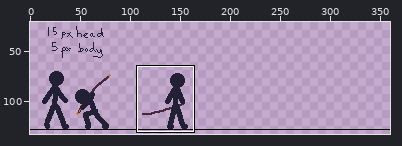
Pixel-art file, stored at Asesprite/Doodle2.aseprite. Above, an overview of the earlier version with the close-up marked.
Close-up. Earlier state:
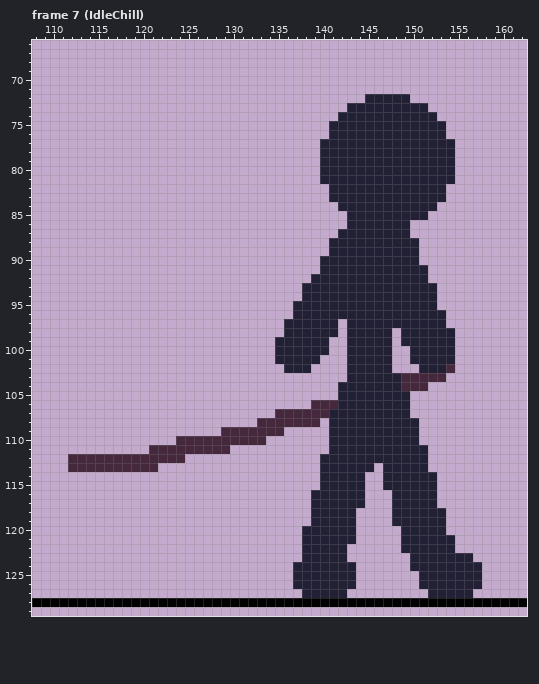
360x180 pixels, 168 frames. Shown: frame 7 (IdleChill): x 108..162, y 66..129. The wide view leaves out empty margins. The commit also changed other frames or places, which this record leaves out.
The same view after the edit:
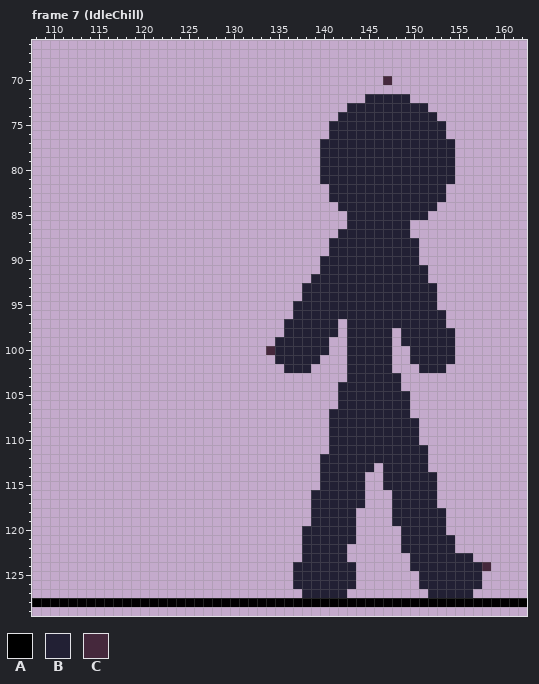
Palette (. is transparent): A #000000  B #222034  C #45283c
Diff:
{"change": "layer \"Bounds\" added"}
{"change": "layer \"IdleChill/Sword\" now hidden"}
{"where": "frame 7 (IdleChill)"}
{"frame":7,"y":70,"x":147,"old":".","new":"C"}
{"frame":7,"y":100,"x":134,"old":".","new":"C"}
{"frame":7,"y":102,"x":154,"old":"C","new":"."}
{"frame":7,"y":103,"x":149,"old":"CCCCC","new":"....."}
{"frame":7,"y":104,"x":149,"old":"CCC","new":"..."}
{"frame":7,"y":106,"x":139,"old":"CCC","new":"..."}
{"frame":7,"y":107,"x":135,"old":"CCCCCC","new":"......"}
{"frame":7,"y":108,"x":133,"old":"CCCCCCC","new":"......."}
{"frame":7,"y":109,"x":129,"old":"CCCCCCC","new":"......."}
{"frame":7,"y":110,"x":124,"old":"CCCCCCCCCC","new":".........."}
{"frame":7,"y":111,"x":121,"old":"CCCCCCCCC","new":"........."}
{"frame":7,"y":112,"x":112,"old":"CCCCCCCCCCCCC","new":"............."}
{"frame":7,"y":113,"x":112,"old":"CCCCCCCCCC","new":".........."}
{"frame":7,"y":124,"x":158,"old":".","new":"C"}
